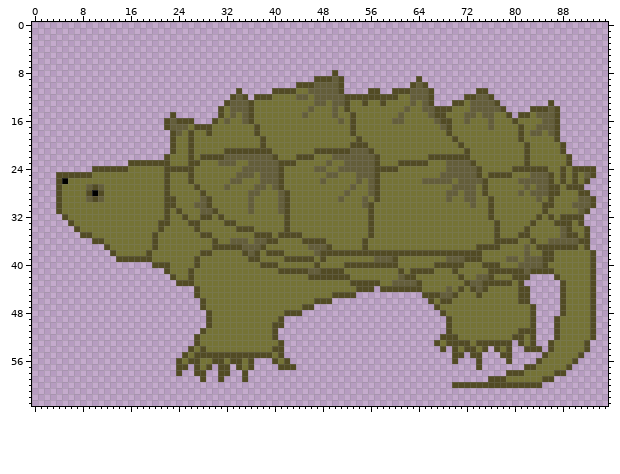
File history of a pixel-art file, assets/art/turtle.aseprite. Above, as it was before the edit.
96x64 pixels, 1 frame. The old version is drawn lined up with the new one.
After:
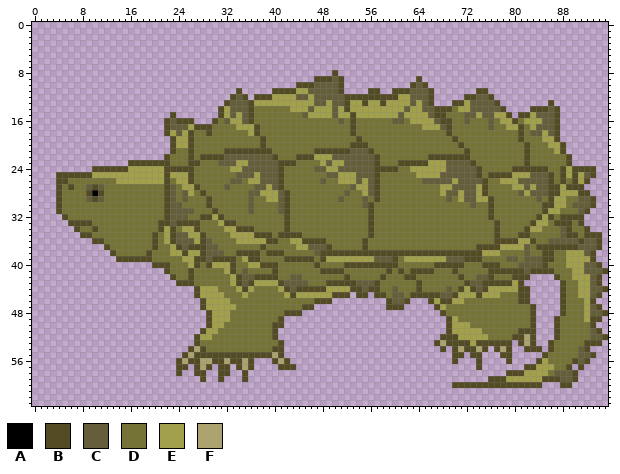
Palette (. is transparent): A #000000  B #524b24  C #645e3a  D #757336  E #a3a04b  F #aba26f
What changed:
whole drawing moved by -2,-1 (the old picture is shown already moved)
Changed rows in their new state; - is an unchanged pixel.
first column x 5:
11 ---------------------------------------EE--------------------------------------------------
12 -----------------------------------EEEE--E--------------EE---------------------------------
13 --------------------------------EEEEEEEEEE--E---EE-EE-EEEE-E-------E-----------------------
14 ---------------------------E----------EEE-EEE-E-EEEEEEEEE-EE------EE-----------------------
15 ---------------------------E-E-----------EEEE-EE-EEEEEEE-EEEE--------E--EE----E------------
16 ----------------------------EE----------------------------EEEE-----------EE--EEE-----------
17 ---------------------E-------EEE----------------------------EEE-----------EE--E------------
18 -----------------BE-E----------E------------------------------------------------E----------
19 -------------------EE-----------------------------------------------------------EE---------
20 -------------------EE------------------------------------------------------------EE--------
21 ----------------------------------------------------------------------------------E--------
22 ------------------------------------------EEE----------------------------------------------
23 -----------------------------EE------------E-EE--------------EEE---------------------------
24 -----------EEEEEE-----------EE--------------EE------------EEEEEE--------------------E------
25 -----EEEEEEEEEEEE-EEE-----------E-------------EEE----------EEEE------------EEE------E-E----
26 B--------EEEEEEEE--EE----------EE-------------EEE-E--------------E-------EEE----------E----
27 -B----------------C-EE------------E--------------EE------------EE----E-----EE-E----E-------
28 ------------------C-CE-----------EEE--------------E------------E--E--E-------E-----EEE-----
29 ------------------C-C--D----------EE------------------------------E--EE-----------EE-------
30 ------------------CC--DD----------------------------------------------------------EE-------
31 ------------------CCCC-DD--------------------------------------------------------EE--------
32 ------------------CCC----E------------------------------------------------------E----------
33 --BBB-------------CBB-----E----------------------------------------------------EE----------
34 -----B-----------EB-EE-----EE-------------------------------------------------EE-----------
35 -----------------EBCCEE-D---EEEE--------------------------------------------------------BB-
36 -----------------EBCCCEBCD--DEEEEE----EE------------------------------------EE---------CCB-
37 ------------------EBCBBBCCDDDDDDD------EE--------------------------------EEEE---------CCCB-
38 ------------------EEBEE-CCC--B-B--------------------------------------EEE-----------EEEC---
39 --------------------EE-BCBBBB-E-------------EEEEEEEE-----EEEEEEE--------------------EEEE---
40 ---------------------E--BEEEB--EE---------------------------------------------------EEECCB-
41 ---------------------------EB-C----BDDDDDDD-----------B------------------------------EECCCB
42 ----------------------------EBCCBBBB--CC-DDDDDD------B--D----------------------------EEECB-
43 ----------------------------EBCBEEEEBCCCC---BBBB-CCC---DDDD----------------E----------EECB-
44 -----------------------EEE---EBE----EBCBBBBBEEEEB-C-BDDCDDD--------E---EEEEE----------EECCB
45 -----------------------EEEE---E------EBEEEEEE---.BB-BBDCCDBB------EEE-EEE-------------EECB-
46 ------------------------EEEE--------------------------BCCB----E--EE--------------------E---
47 ------------------------EEEEE-------------------------BBB------E-----------------------ECB-
48 -------------------------EEE-----------------------------------------------------------ECCB
49 -------------------------EEE-------------------------------------E---------------------E-B-
50 -------------------------EE--------------------------------------EEE-----------------------
51 ------------------------EE---------------------------------------EEEEE------------------CB-
52 -----------------------EE-----------------------------------------EEEEE------F----------CCB
53 ---------------------------------------------------------------F----E--------F----------BB-
54 ----------------------F-------------------------------------------F--F---F------------C----
55 ---------------------F-------------F--------------------------------------------------CCB--
56 --------------------F--FF--F--F-----F-------------------------------------------E-----CB---
57 -----------------------F------F------------------------------------------------EEE----B----
58 -----------------------------------------------------------------------------EEEE-CCCB-----
59 --------------------------------------------------------------------------EEEEEE--BCCB-----
60 -----------------------------------------------------------------------------------BB------
Pixel boxes of the changes (left, top, right, bottom) in both pictures:
changed: (62, 88, 608, 388)
